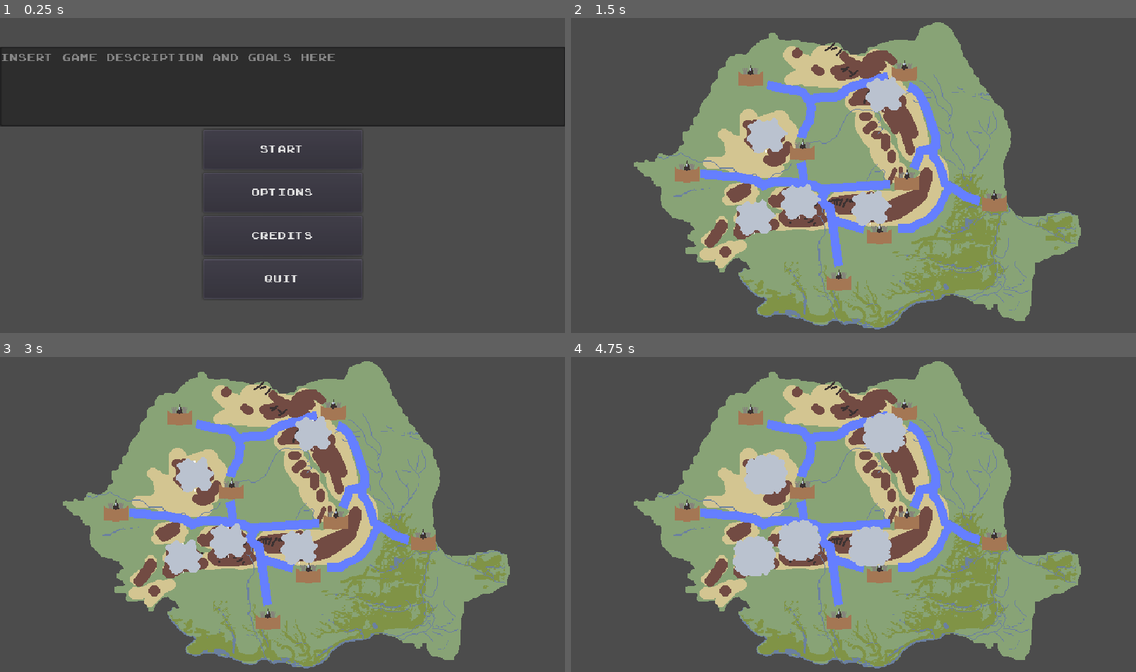
Above: before the commit, frames 1-4 (two rows, left to right).
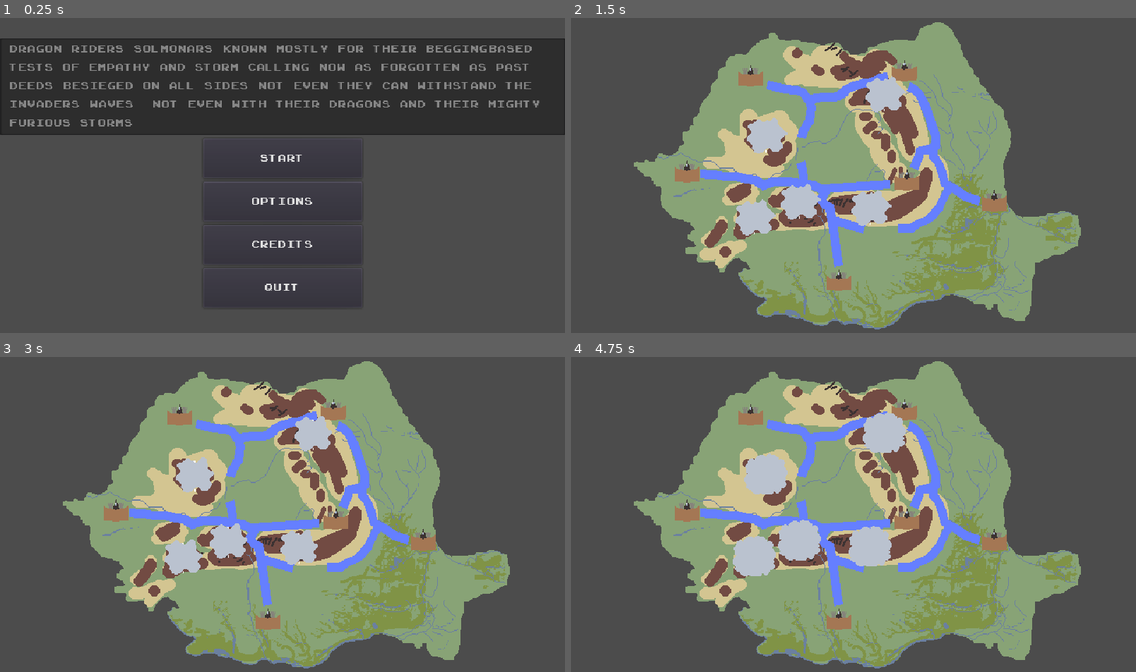
Above: after the commit, the same moments.

Repository: Bstylestuff/Solomonari
Game: Godot game, scene res://Screens/Menus/MainMenu/MainMenu.tscn
The game is run twice, just before and just after one commit, with the same random seed, the same clock (stepped at 60 frames per second) and the same inputs. Sound files missing from this copy of the repository are replaced by a short silence.
Inputs (mouse positions are in pixels of both pictures, inside the frame that each line leads up to):
- Up to frame 1 (0.25 s): no input
- Up to frame 2 (1.5 s): click "Start" at 0.5 s; move the mouse to (763, 134) at 1.27 s; click (763, 134) at 1.42 s
- Up to frame 3 (3 s): move the mouse to (180, 555) at 2.02 s; click (180, 555) at 2.17 s; tap Enter at 2.75 s; move the mouse to (226, 539) at 2.77 s; click (226, 539) at 2.92 s
- Up to frame 4 (4.75 s): move the mouse to (881, 432) at 3.52 s; click (881, 432) at 3.67 s; move the mouse to (870, 546) at 4.27 s; click (870, 546) at 4.42 s

The runs differ from the first frame. In frame 1, 10% of the frame differs, in the area x 0-100%, y 6-92%; in frame 2, 0.4%; in frame 3, 0.4%; in frame 4, 0.4%.

Commit message:
world and menu update

Diff:
--- a/Screens/MainGame/World.tscn
+++ b/Screens/MainGame/World.tscn
@@ -89,9 +89,6 @@
 [node name="Town" parent="Map" instance=ExtResource( 6 )]
 position = Vector2( -5, 115 )
 
-[node name="Town2" parent="Map" instance=ExtResource( 6 )]
-position = Vector2( -46, -33 )
-
 [node name="Town3" parent="Map" instance=ExtResource( 6 )]
 position = Vector2( -177, -8 )
 
@@ -106,9 +103,6 @@
 
 [node name="Town7" parent="Map" instance=ExtResource( 6 )]
 position = Vector2( -105, -117 )
-
-[node name="Town8" parent="Map" instance=ExtResource( 6 )]
-position = Vector2( 41, 62 )
 
 [node name="enemy" type="Node" parent="."]
 
@@ -125,27 +119,27 @@
 enemy_id = "turk"
 
 [node name="westnode1" parent="spawners" instance=ExtResource( 5 )]
-position = Vector2( -245, 39 )
-enemy_id = "hun"
+position = Vector2( -259, 56 )
+enemy_id = "mag"
 
 [node name="westnode" parent="spawners" instance=ExtResource( 5 )]
 position = Vector2( -264, 0 )
 enemy_id = "mag"
 
 [node name="westnode2" parent="spawners" instance=ExtResource( 5 )]
-position = Vector2( -208, -72 )
-enemy_id = "turk"
+position = Vector2( -208, -73 )
+enemy_id = "mag"
 
 [node name="nordspawn" parent="spawners" instance=ExtResource( 5 )]
-position = Vector2( 77, -184 )
+position = Vector2( 54, -173 )
 enemy_id = "rus"
 
 [node name="nordspawn2" parent="spawners" instance=ExtResource( 5 )]
-position = Vector2( -11, -176 )
+position = Vector2( -35, -170 )
 enemy_id = "rus"
 
 [node name="nordspawn3" parent="spawners" instance=ExtResource( 5 )]
-position = Vector2( -114, -179 )
+position = Vector2( -127, -163 )
 enemy_id = "rus"
 
 [node name="estspawn" parent="spawners" instance=ExtResource( 5 )]
@@ -163,23 +157,18 @@
 [node name="Navmesh" type="Node" parent="."]
 
 [node name="NavigationPolygonInstance" type="NavigationPolygonInstance" parent="Navmesh"]
-visible = false
 navpoly = SubResource( 1 )
 
 [node name="NavigationPolygonInstance2" type="NavigationPolygonInstance" parent="Navmesh"]
-visible = false
 navpoly = SubResource( 2 )
 
 [node name="NavigationPolygonInstance3" type="NavigationPolygonInstance" parent="Navmesh"]
-visible = false
 navpoly = SubResource( 3 )
 
 [node name="NavigationPolygonInstance4" type="NavigationPolygonInstance" parent="Navmesh"]
-visible = false
 navpoly = SubResource( 4 )
 
 [node name="NavigationPolygonInstance5" type="NavigationPolygonInstance" parent="Navmesh"]
-visible = false
 navpoly = SubResource( 5 )
 
 [node name="Mountains" type="Node" parent="."]
--- a/Screens/Menus/MainMenu/MainMenu.tscn
+++ b/Screens/Menus/MainMenu/MainMenu.tscn
@@ -14,16 +14,16 @@
 alignment = 1
 
 [node name="TextEdit" type="TextEdit" parent="VBoxContainer"]
-margin_top = 33.0
+margin_top = 23.0
 margin_right = 640.0
-margin_bottom = 123.0
+margin_bottom = 133.0
 grow_horizontal = 2
 grow_vertical = 2
-rect_min_size = Vector2( 0, 90 )
+rect_min_size = Vector2( 0, 110 )
 theme = ExtResource( 5 )
-text = "<Insert game description and goals here>
-"
+text = "Dragon riders, Solmonars. Known mostly for their begging-based tests of empathy and storm calling, now as forgotten as past deeds. Besieged on all sides, not even they can withstand the invaders' waves,  not even with their dragons and their mighty, furious storms."
 readonly = true
+fold_gutter = true
 context_menu_enabled = false
 shortcut_keys_enabled = false
 virtual_keyboard_enabled = false
@@ -31,11 +31,12 @@
 selecting_enabled = false
 deselect_on_focus_loss_enabled = false
 drag_and_drop_selection_enabled = false
+wrap_enabled = true
 
 [node name="HBoxContainer" type="HBoxContainer" parent="VBoxContainer"]
-margin_top = 127.0
+margin_top = 137.0
 margin_right = 640.0
-margin_bottom = 327.0
+margin_bottom = 337.0
 grow_horizontal = 2
 grow_vertical = 2
 alignment = 1
